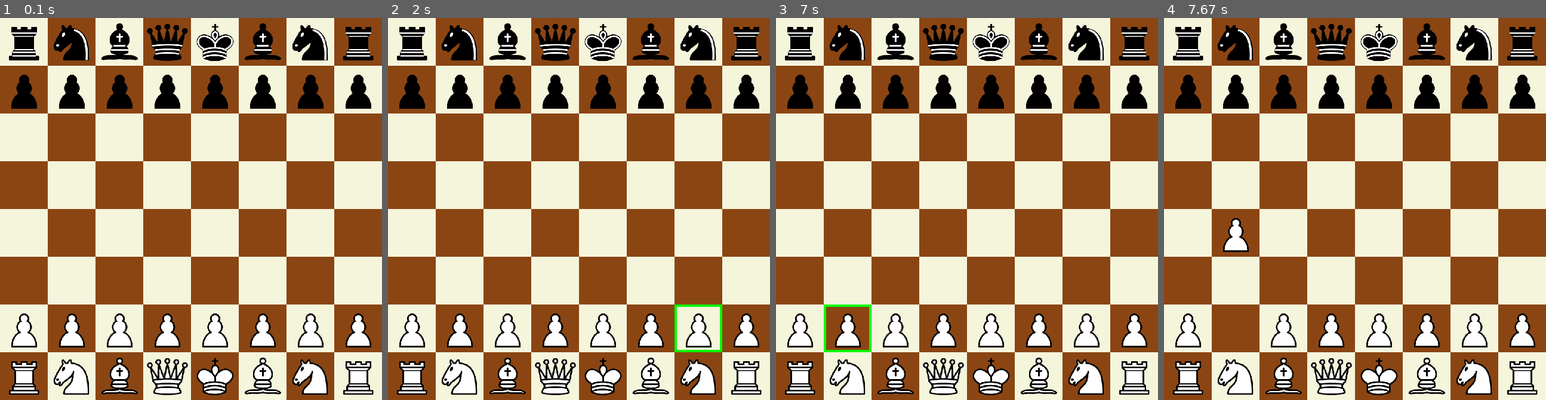
Above: before the commit, frames 1-4 (left to right).
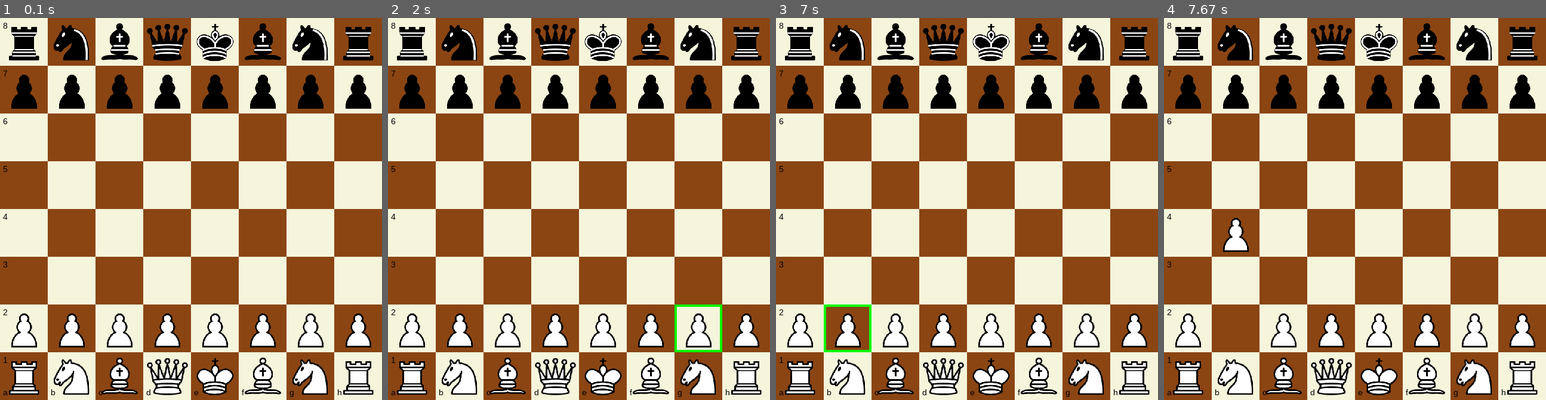
Above: after the commit, the same moments.

Repository: Guillaumedt/Chess_bk_program
Game: pygame game, started from pygame_test.py
Same seed, same stepped clock (60 frames per second), same inputs: the game is played once before the commit and once after it.
Inputs (mouse positions are in pixels of both pictures, inside the frame that each line leads up to):
- Up to frame 1 (0.1 s): no input
- Up to frame 2 (2 s): click (636, 75) at 1.38 s; click (720, 342) at 1.72 s
- Up to frame 3 (7 s): click (974, 79) at 2.05 s; click (947, 308) at 2.38 s; click (1112, 354) at 2.72 s; click (1100, 308) at 3.55 s; click (1085, 201) at 3.88 s; click (852, 350) at 6.72 s
- Up to frame 4 (7.67 s): click (1236, 231) at 7.05 s

The runs differ from the first frame. In frame 1, 0.1% of the frame differs, in the area x 0-90%, y 1-100%; in frame 2, 0.1%; in frame 3, 0.1%; in frame 4, 0.1%.

Commit message:
numéro de case

Diff:
--- a/pygame_test.py
+++ b/pygame_test.py
@@ -13,6 +13,7 @@
 
 # Initialisation
 pygame.init()
+font = pygame.font.SysFont('Arial', 14)
 screen = pygame.display.set_mode((WIDTH, HEIGHT))
 pygame.display.set_caption("Échiquier Pygame")
 
@@ -168,9 +169,33 @@
 
     return False
 
+def draw_labels():
+    padding = 5  # un petit décalage du bord
+
+    # Lettres (a-h) en bas à gauche des cases de la dernière rangée (row 7)
+    for col in range(COLS):
+        letter = chr(ord('a') + col)
+        text = font.render(letter, True, (0, 0, 0))
+        x = col * SQUARE_SIZE + padding
+        y = (ROWS - 1) * SQUARE_SIZE + SQUARE_SIZE - padding
+        text_rect = text.get_rect(bottomleft=(x, y))
+        screen.blit(text, text_rect)
+
+    # Chiffres (8-1) en haut à gauche des cases de la première colonne (col 0)
+    for row in range(ROWS):
+        number = str(8 - row)
+        text = font.render(number, True, (0, 0, 0))
+        x = padding
+        y = row * SQUARE_SIZE + padding
+        text_rect = text.get_rect(topleft=(x, y))
+        screen.blit(text, text_rect)
+
+
+
 # Boucle principale
 while True:
     draw_board()
+    draw_labels()
     draw_pieces()
     pygame.display.flip()
 
